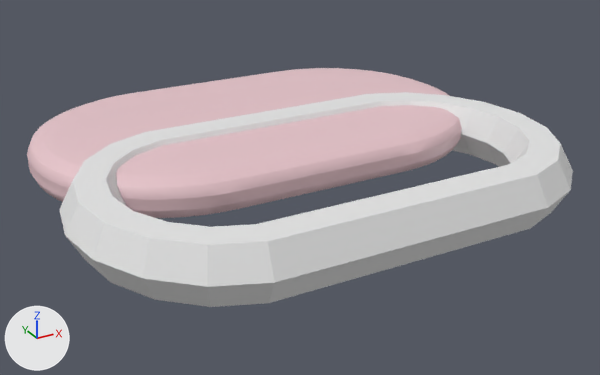
Renders of the glTF model moreComplexSmooth.gltf from each side of a commit.
The view is the same before and after, from a 50 mm lens placed at (-3.07, -5.12, 2.53), pointed at (0.02, 0.49, -0.27). The lights are fixed; the arrows at lower left show +X, +Y and +Z. Where no turn or scale is listed for an object, it has been applied to the vertices.
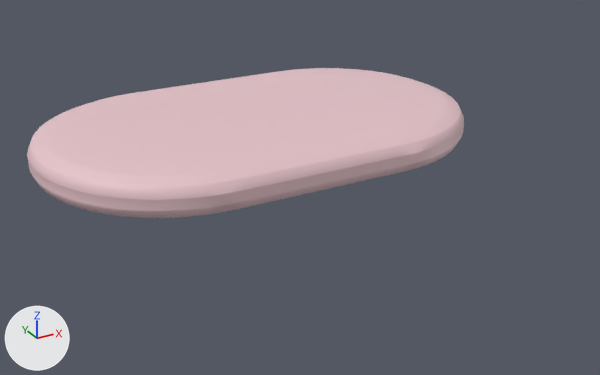
Pixel boxes (x1, y1, x2, y2) of what changed, in the pictures (600 x 375 px):
'Torus', deleted
    before: (59, 92, 573, 307)

Patch to the scene script:
```diff
--- a/moreComplexSmooth.gltf.py
+++ b/moreComplexSmooth.gltf.py
@@ ob_torus @@
-ob_torus = bpy.data.objects.new('Torus', me_torus)
-ob_torus.location = (0.0, 0.0, 0.0)
```
